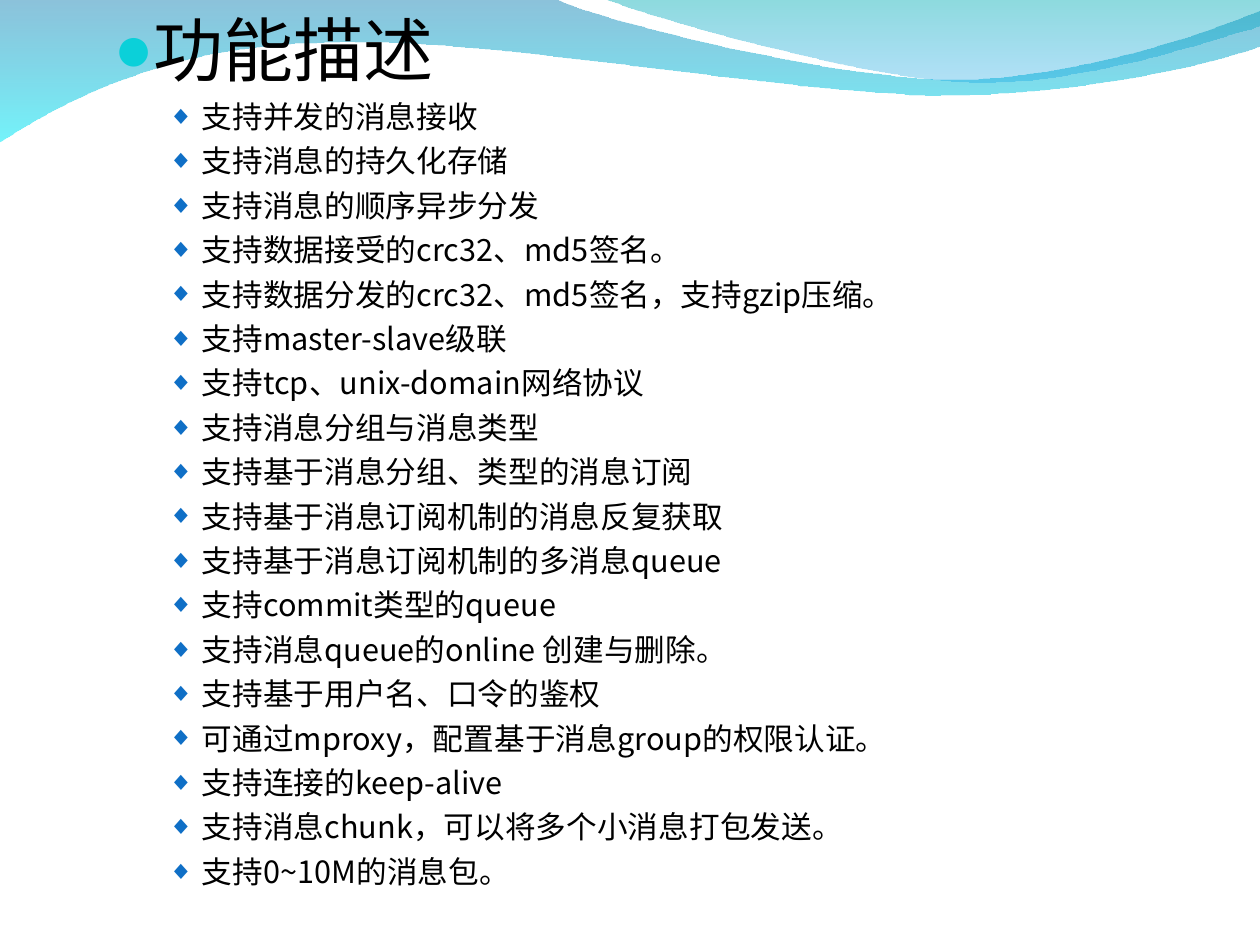
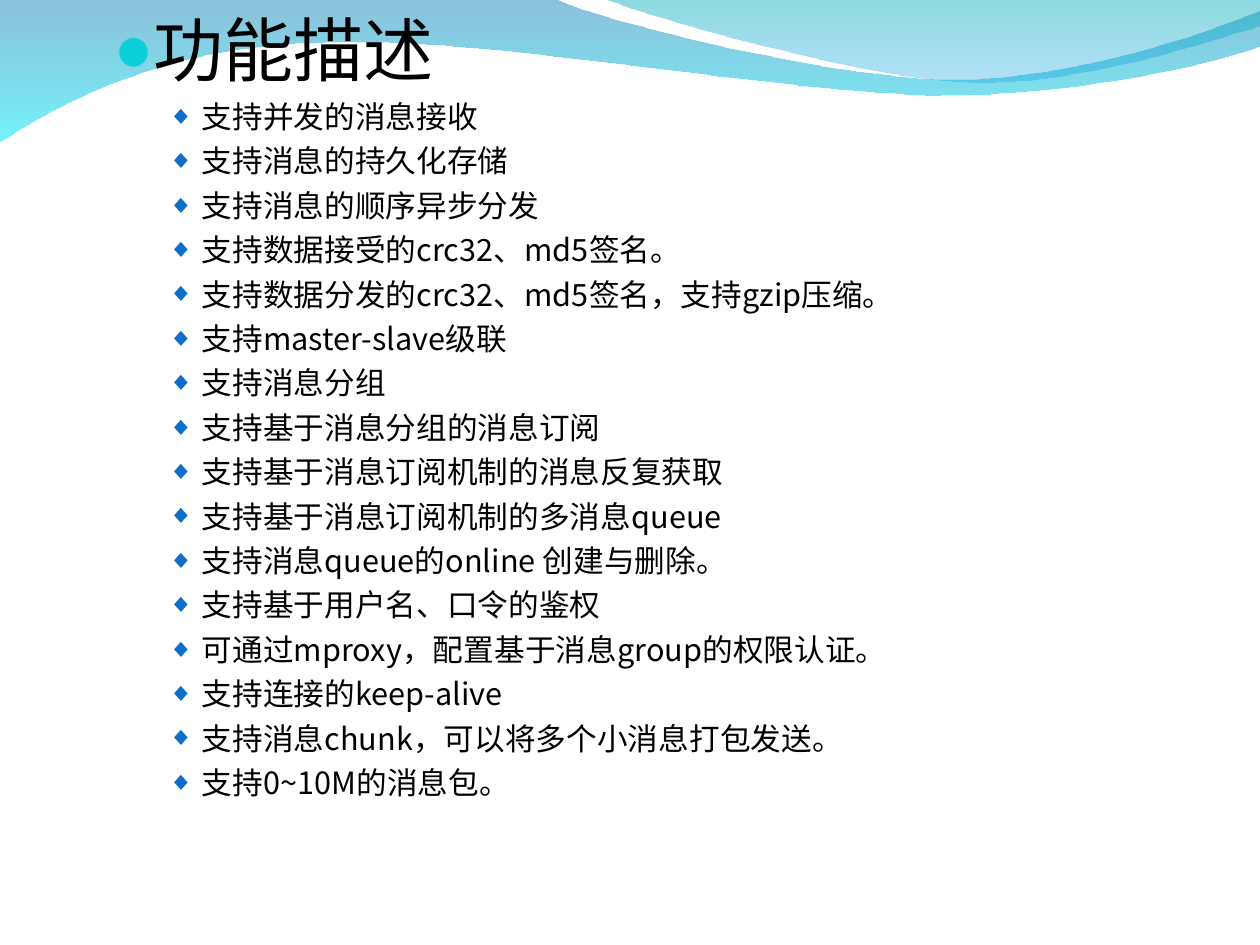
Before and after one commit to burstas/cwinux-mq, a slide deck: slide 7 of mq/doc/mq_introduce.ppt. Drawn at 1260x945 pixels with LibreOffice and Linux fonts; fonts in the diff are those of the drawing; background and template pictures are left out. Boxes give left, top, right and bottom in pixels: in the first picture for what was removed or moved away, otherwise in the second. Text is boxed around its words. In the diff, an @@ line names an element or a change of style, - is before the commit and + after.

```diff
--- a/mq/doc/mq_introduce.ppt
+++ b/mq/doc/mq_introduce.ppt
@@ text at (x1=202, y1=368, x2=601, y2=442): text changed @@
-  ◆ 支持tcp、unix-domain网络协议
-  ◆ 支持消息分组与消息类型
-  ◆ 支持基于消息分组、类型的消息订阅
+  ◆ 支持消息分组
+  ◆ 支持基于消息分组的消息订阅
@@ text at (x1=202, y1=590, x2=556, y2=623): paragraph removed @@
-  ◆ 支持commit类型的queue
```
Also in this commit, not shown: 2 other slides changed, 5 other files.
